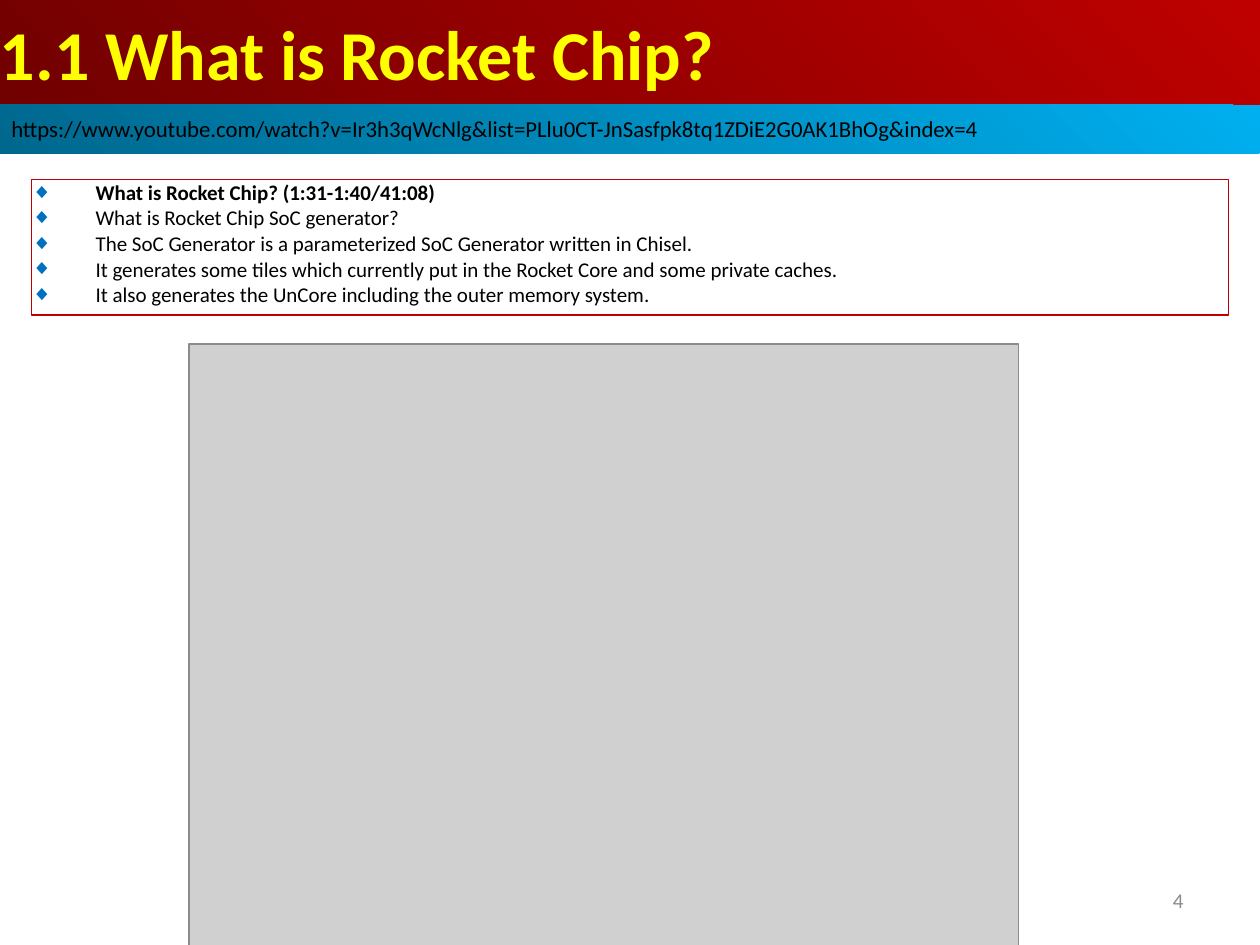
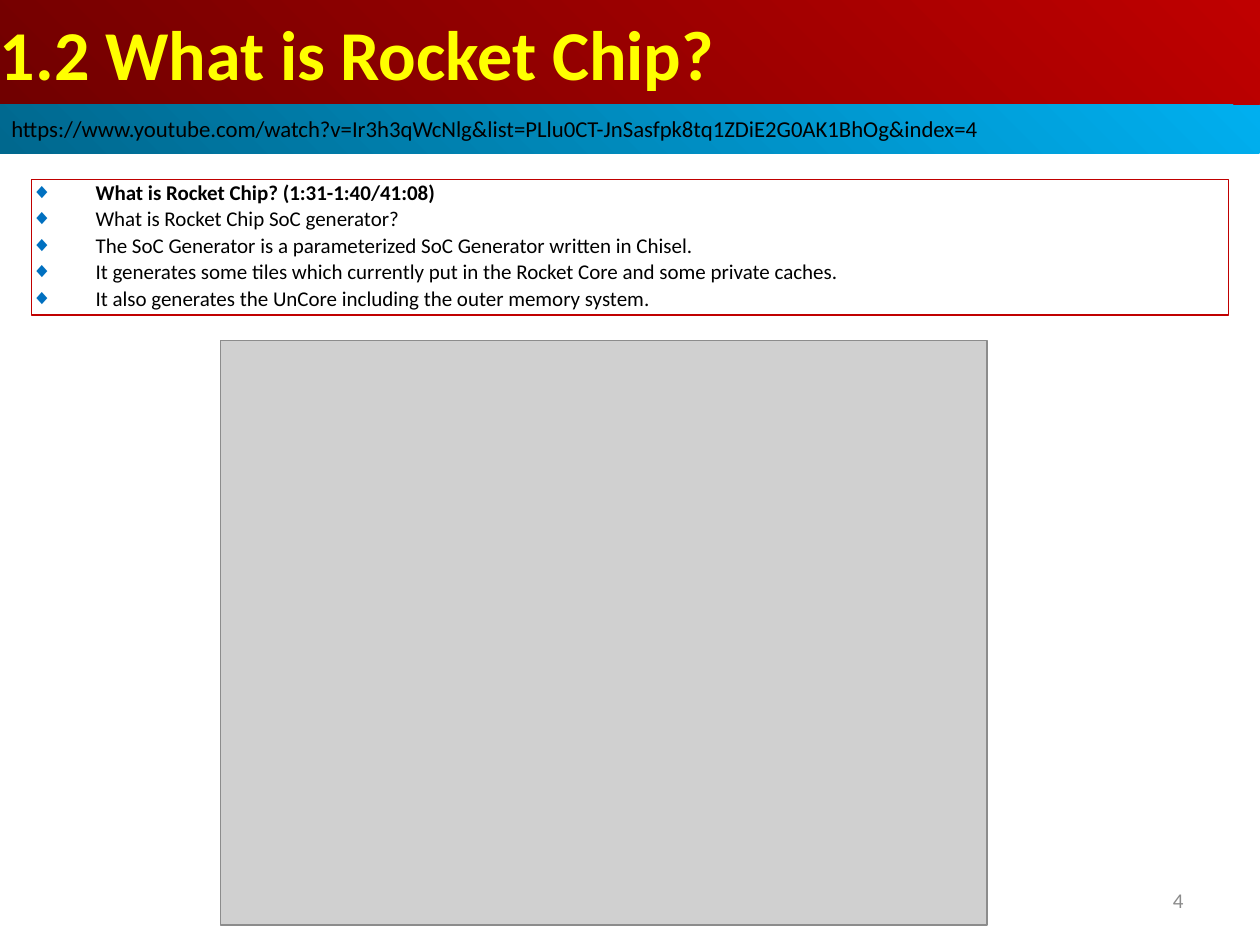
Before and after one commit to peterhchen/AIU_CS800_Chisel, a slide deck: slide 4 of 020_Chisel/004_RocketChip/000_Video/001.01_05_RocketChip.ppt. Drawn at 1260x945 pixels with LibreOffice and Linux fonts; fonts in the diff are those of the drawing; grey boxes stand for pictures. Boxes give left, top, right and bottom in pixels: in the first picture for what was removed or moved away, otherwise in the second. Text is boxed around its words. In the diff, an @@ line names an element or a change of style, - is before the commit and + after.

```diff
--- a/020_Chisel/004_RocketChip/000_Video/001.01_05_RocketChip.ppt
+++ b/020_Chisel/004_RocketChip/000_Video/001.01_05_RocketChip.ppt
@@ text in rectangle at bbox=[0, 31, 714, 91]: text changed @@
-1.1 What is Rocket Chip?
+1.2 What is Rocket Chip?
@@ picture: place and size @@
-picture at bbox=[189, 344, 1018, 945]
+picture at bbox=[220, 340, 987, 925]
```
Also in this commit, not shown: 5 other slides changed, 4 slides added.
